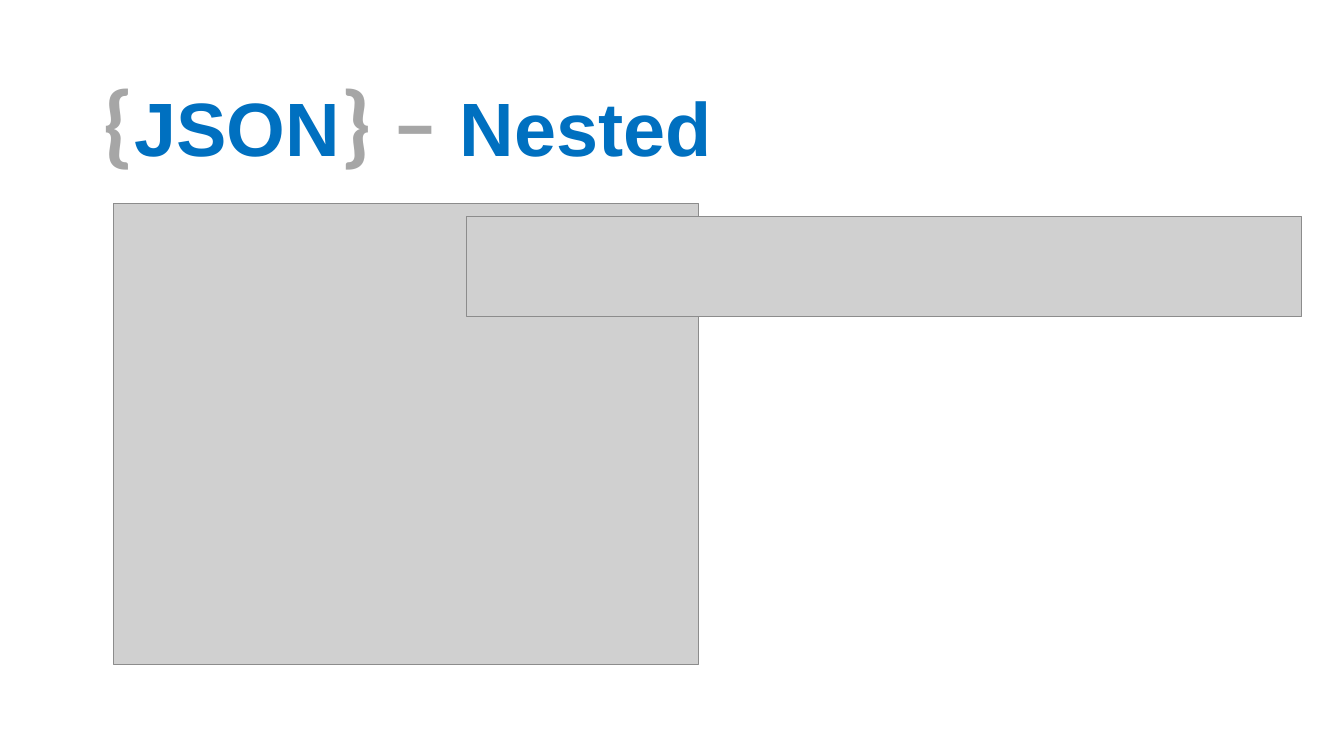
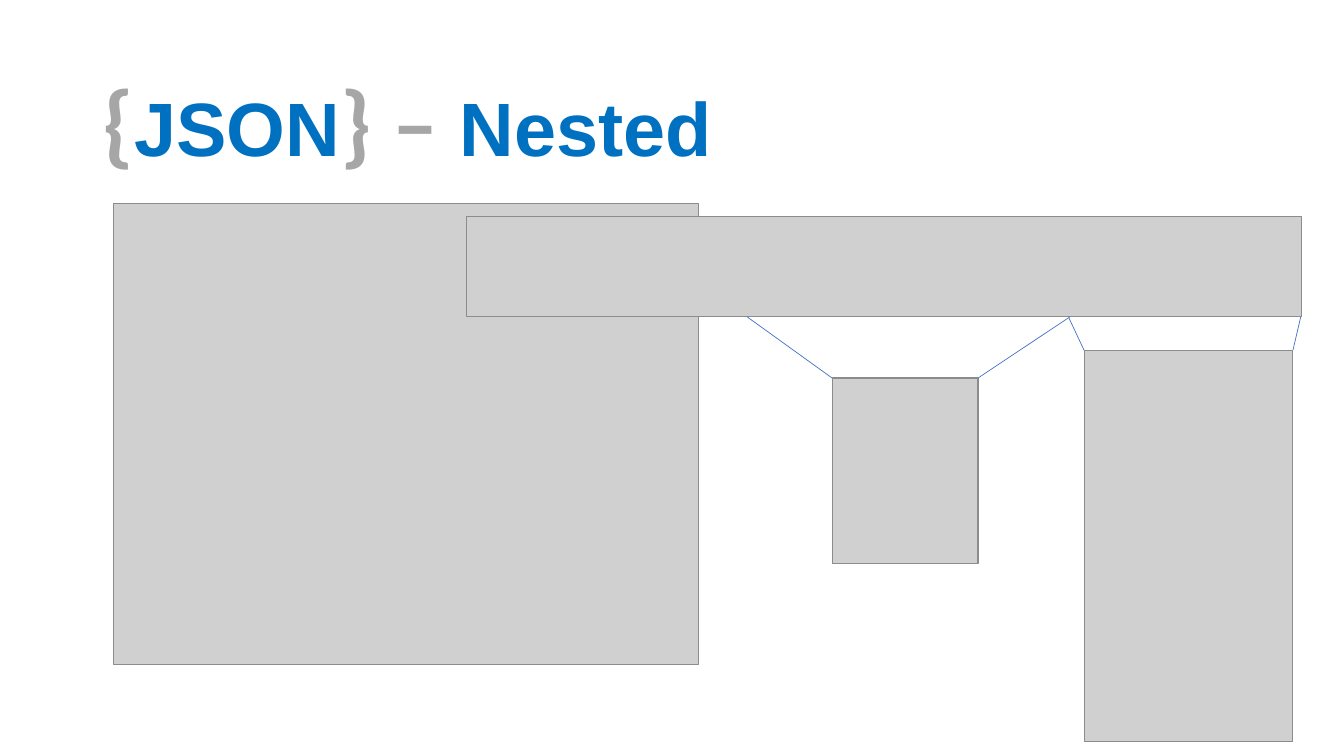
Before and after one commit to aephidayatuloh/basic_r_json, a slide deck: slide 24 of Introduction To R & JSON.pptx. Drawn at 1344x756 pixels with LibreOffice and Linux fonts; fonts in the diff are those of the drawing; grey boxes stand for pictures; background and template pictures are left out. Boxes give left, top, right and bottom in pixels: in the first picture for what was removed or moved away, otherwise in the second. Text is boxed around its words. In the diff, an @@ line names an element or a change of style, - is before the commit and + after.

```diff
--- a/Introduction To R & JSON.pptx
+++ b/Introduction To R & JSON.pptx
@@ line added from (747, 317) to (833, 378), #4472C4 0.5 pt @@
@@ line added from (1070, 317) to (978, 378), #4472C4 0.5 pt @@
@@ line added from (1070, 319) to (1084, 350), #4472C4 0.5 pt @@
@@ line added from (1301, 317) to (1294, 350), #4472C4 0.5 pt @@
@@ picture added at [1084,350,1293,742] @@
@@ picture added at [833,378,979,564] @@
```
Also in this commit, not shown: 2 other slides changed.
